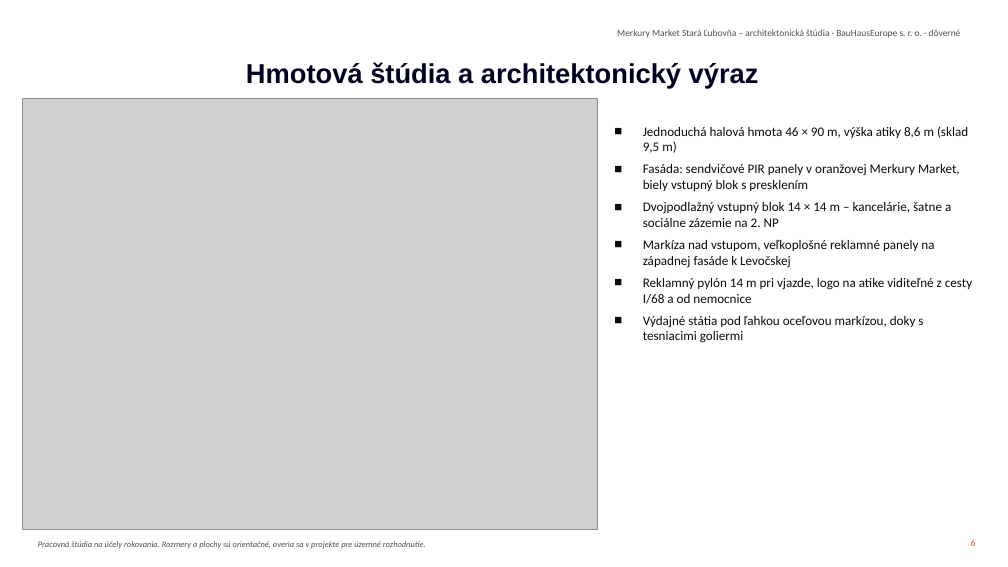
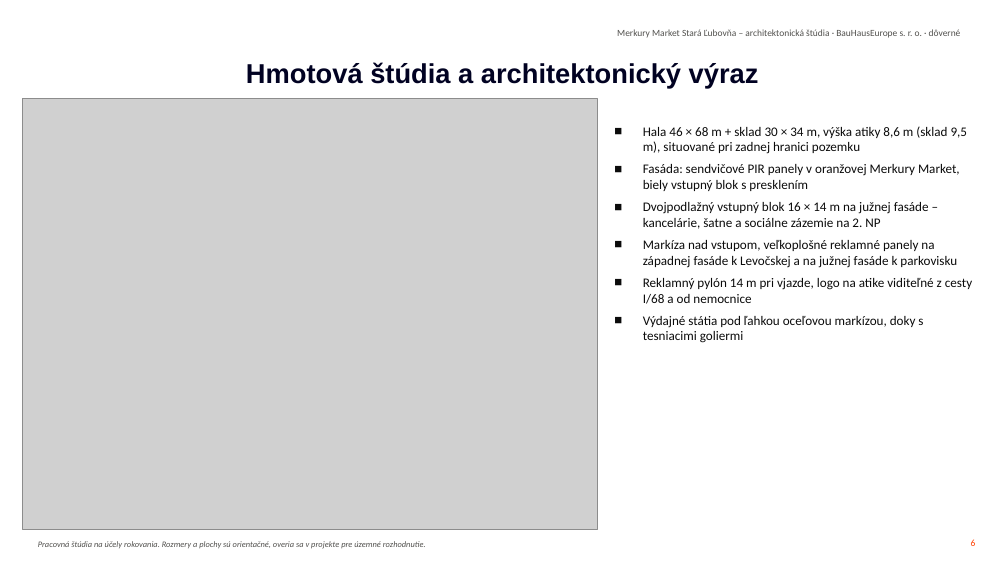
Before and after one commit to Lubo585/Lubo585, a slide deck: slide 6 of business-plan/studia-merkury-market/Studia_predajne_Merkury_Market_Stara_Lubovna_SK.pptx. Drawn at 1008x567 pixels with LibreOffice and Linux fonts; fonts in the diff are those of the drawing; grey boxes stand for pictures; background and template pictures are left out. Boxes give left, top, right and bottom in pixels: in the first picture for what was removed or moved away, otherwise in the second. Text is boxed around its words. In the diff, an @@ line names an element or a change of style, - is before the commit and + after.

```diff
--- a/business-plan/studia-merkury-market/Studia_predajne_Merkury_Market_Stara_Lubovna_SK.pptx
+++ b/business-plan/studia-merkury-market/Studia_predajne_Merkury_Market_Stara_Lubovna_SK.pptx
@@ text at <box>643,126,968,154</box>: text changed @@
-■ Jednoduchá halová hmota 46 × 90 m, výška atiky 8,6 m (sklad 9,5 m)
+■ Hala 46 × 68 m + sklad 30 × 34 m, výška atiky 8,6 m (sklad 9,5 m), situované pri zadnej hranici pozemku
@@ text at <box>643,202,957,268</box>: text changed @@
-■ Dvojpodlažný vstupný blok 14 × 14 m – kancelárie, šatne a sociálne zázemie na 2. NP
-■ Markíza nad vstupom, veľkoplošné reklamné panely na západnej fasáde k Levočskej
+■ Dvojpodlažný vstupný blok 16 × 14 m na južnej fasáde – kancelárie, šatne a sociálne zázemie na 2. NP
+■ Markíza nad vstupom, veľkoplošné reklamné panely na západnej fasáde k Levočskej a na južnej fasáde k parkovisku
```
Also in this commit, not shown: 6 other slides changed, 3 other files.
